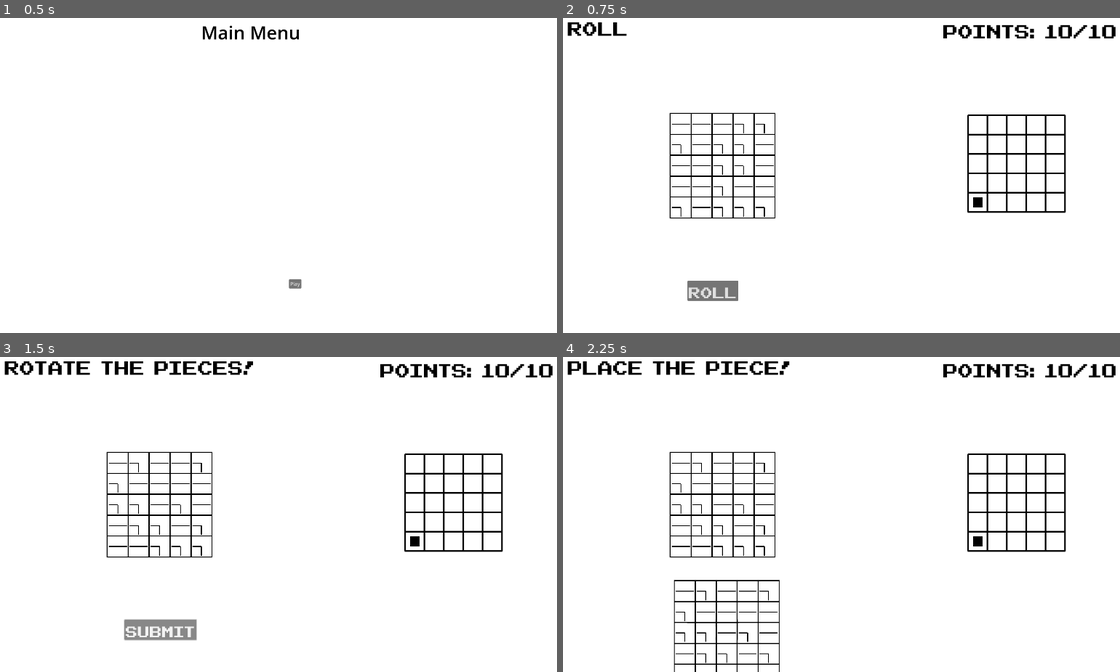
Above: before the commit, frames 1-4 (two rows, left to right).
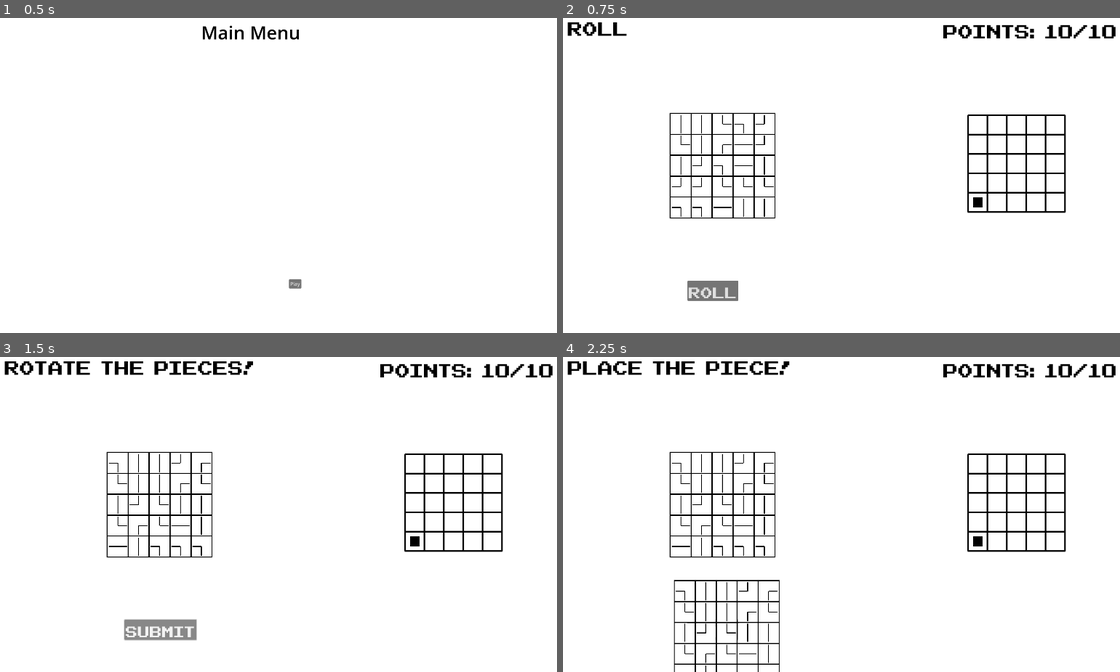
Above: after the commit, the same moments.

Repository: Peachball/gmtk-2025
Game: Godot game, scene res://scenes/menu.tscn
The game is run twice, just before and just after one commit, with the same random seed, the same clock (stepped at 60 frames per second) and the same inputs.
Inputs:
- Up to frame 1 (0.5 s): no input
- Up to frame 2 (0.75 s): click "Play" at 0.5 s
- Up to frame 3 (1.5 s): click "Roll" at 1.25 s
- Up to frame 4 (2.25 s): click "Submit" at 2 s

Frame 1 is identical in both runs. In frame 2, 0.3% of the frame differs, in the area x 19-38%, y 30-64%; in frame 3, 0.3%; in frame 4, 0.6%, in the area x 19-39%, y 30-100%.

Commit message:
tile has any starting direction

Diff:
--- a/objects/tile.gd
+++ b/objects/tile.gd
@@ -18,13 +18,18 @@
 var debug_box: PackedVector2Array = PackedVector2Array()
 
 func init_random_direction() -> void:
-	start_direction = Constant.Direction.LEFT
+	var directions := [Constant.Direction.UP, Constant.Direction.RIGHT, Constant.Direction.DOWN, Constant.Direction.LEFT]
 
-	var rand = randi() % 2
-	if rand == 1:
-		end_direction = Constant.Direction.DOWN
-	else:
-		end_direction = Constant.Direction.RIGHT
+	# Pick random start direction
+	start_direction = directions[randi() % directions.size()]
+
+	# Remove start_direction from the list to avoid duplication
+	var remaining_directions = directions.duplicate()
+	remaining_directions.erase(start_direction)
+
+	# Pick random end direction from the remaining ones
+	end_direction = remaining_directions[randi() % remaining_directions.size()]
+
 	init_from_directions(start_direction, end_direction)
 
 func init_from_directions(new_start_direction: int, new_end_direction: int) -> void:
